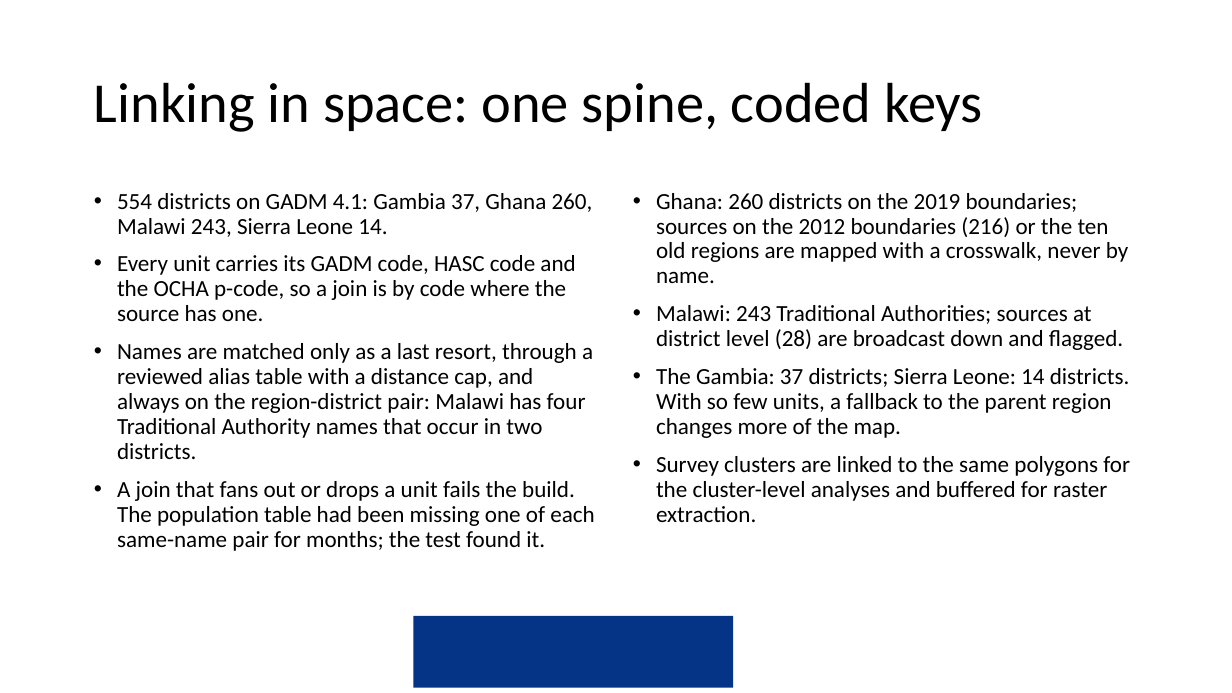
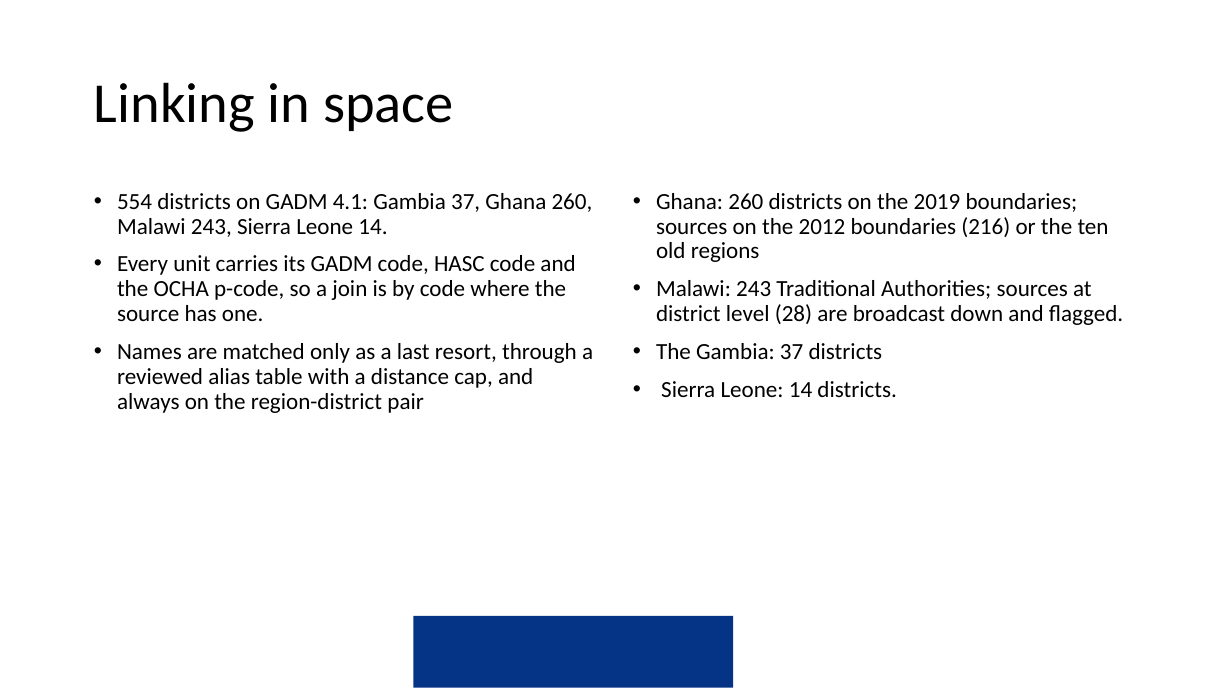
Before and after one commit to amertens/mn-prediction, a slide deck: slide 8 of docs/slides/MN-proxy-data-sources-2026-09.pptx (slide 5 before the commit). Drawn at 1232x693 pixels with LibreOffice and Linux fonts; fonts in the diff are those of the drawing; background and template pictures are left out. Boxes give left, top, right and bottom in pixels: in the first picture for what was removed or moved away, otherwise in the second. Text is boxed around its words. In the diff, an @@ line names an element or a change of style, - is before the commit and + after.

```diff
--- a/docs/slides/MN-proxy-data-sources-2026-09.pptx
+++ b/docs/slides/MN-proxy-data-sources-2026-09.pptx
@@ title at [94, 82, 454, 132]: text changed @@
-Linking in space: one spine, coded keys
+Linking in space
@@ text at [656, 193, 1109, 262]: text changed @@
-• Ghana: 260 districts on the 2019 boundaries; sources on the 2012 boundaries (216) or the ten old regions are mapped with a crosswalk, never by name.
+• Ghana: 260 districts on the 2019 boundaries; sources on the 2012 boundaries (216) or the ten old regions
@@ text at [117, 343, 593, 413]: text changed @@
-• Names are matched only as a last resort, through a reviewed alias table with a distance cap, and always on the region-district pair: Malawi has four Traditional Authority names that occur in two districts.
-• A join that fans out or drops a unit fails the build. The population table had been missing one of each same-name pair for months; the test found it.
+• Names are matched only as a last resort, through a reviewed alias table with a distance cap, and always on the region-district pair
@@ text at [656, 343, 897, 397]: text changed @@
-• The Gambia: 37 districts; Sierra Leone: 14 districts. With so few units, a fallback to the parent region changes more of the map.
-• Survey clusters are linked to the same polygons for the cluster-level analyses and buffered for raster extraction.
+• The Gambia: 37 districts
+• Sierra Leone: 14 districts.
```
Also in this commit, not shown: 8 other slides changed, 10 slides added, 8 slides removed, 36 other files.
